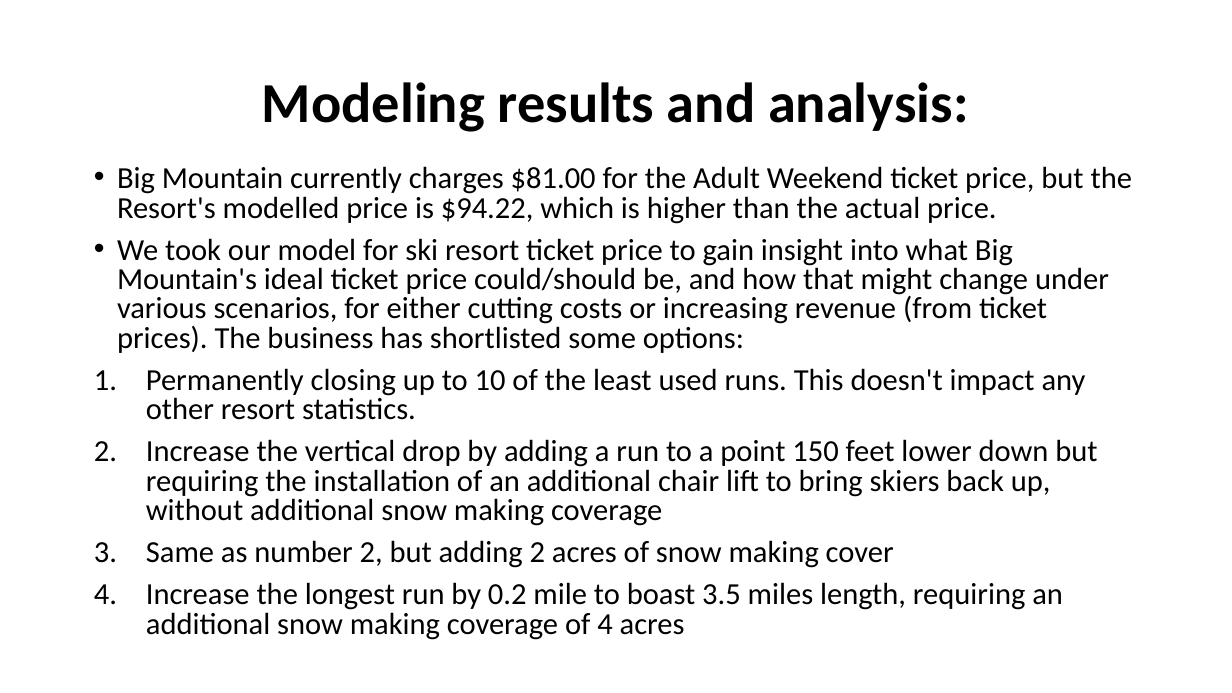
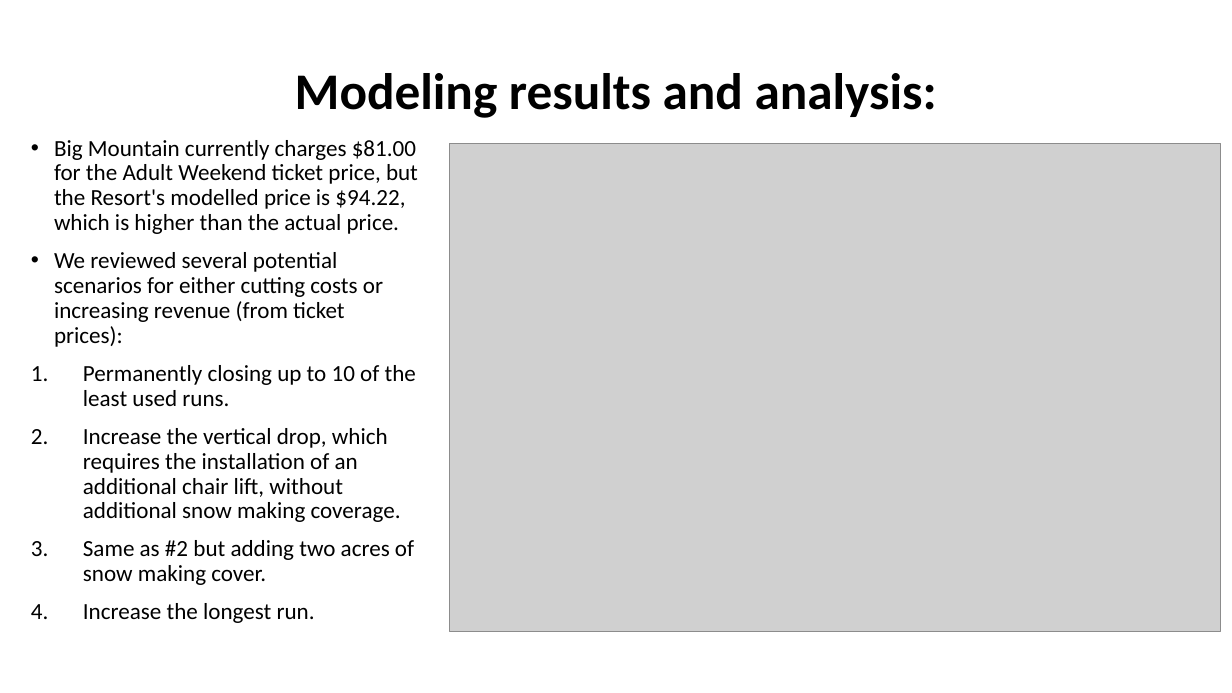
Before and after one commit to reneeylewis/Springboard-Projects, a slide deck: slide 9 of GuidedCapstone - Ski Resort/Step Seven - Slide Deck/Guided Capstone Slide Deck.pptx (slide 6 before the commit). Drawn at 1232x693 pixels with LibreOffice and Linux fonts; fonts in the diff are those of the drawing; grey boxes stand for pictures. Boxes give left, top, right and bottom in pixels: in the first picture for what was removed or moved away, otherwise in the second. Text is boxed around its words. In the diff, an @@ line names an element or a change of style, - is before the commit and + after.

```diff
--- a/GuidedCapstone - Ski Resort/Step Seven - Slide Deck/Guided Capstone Slide Deck.pptx
+++ b/GuidedCapstone - Ski Resort/Step Seven - Slide Deck/Guided Capstone Slide Deck.pptx
@@ title "Modeling results and analysis:" moved from (x1=262, y1=82, x2=968, y2=132) to (x1=295, y1=73, x2=937, y2=118) @@
@@ title "Modeling results and analysis:" at (x1=295, y1=73, x2=937, y2=118): size 44 to 40 pt @@
@@ text "Big Mountain currently charges $81.00 ..." moved from (x1=117, y1=166, x2=1132, y2=640) to (x1=54, y1=140, x2=418, y2=623) @@
@@ text at (x1=54, y1=140, x2=418, y2=234): size 23.8 to 18 pt in "Big Mountain currently charges $81.00 for the ..."; line spacing 0.8 to 0.9 @@
@@ picture added at (x1=450, y1=143, x2=1222, y2=631) @@
@@ text at (x1=54, y1=252, x2=416, y2=623): text changed; size 23.8 to 18 pt @@
-• We took our model for ski resort ticket price to gain insight into what Big Mountain's ideal ticket price could/should be, and how that might change under various scenarios, for either cutting costs or increasing revenue (from ticket prices). The business has shortlisted some options:
-1. Permanently closing up to 10 of the least used runs. This doesn't impact any other resort statistics.
-2. Increase the vertical drop by adding a run to a point 150 feet lower down but requiring the installation of an additional chair lift to bring skiers back up, without additional snow making coverage
-3. Same as number 2, but adding 2 acres of snow making cover
-4. Increase the longest run by 0.2 mile to boast 3.5 miles length, requiring an additional snow making coverage of 4 acres
+• We reviewed several potential scenarios for either cutting costs or increasing revenue (from ticket prices):
+1. Permanently closing up to 10 of the least used runs.
+2. Increase the vertical drop, which requires the installation of an additional chair lift, without additional snow making coverage.
+3. Same as #2 but adding two acres of snow making cover.
+4. Increase the longest run.
```
Also in this commit, not shown: 5 other slides changed, 3 slides added, 1 other file.
